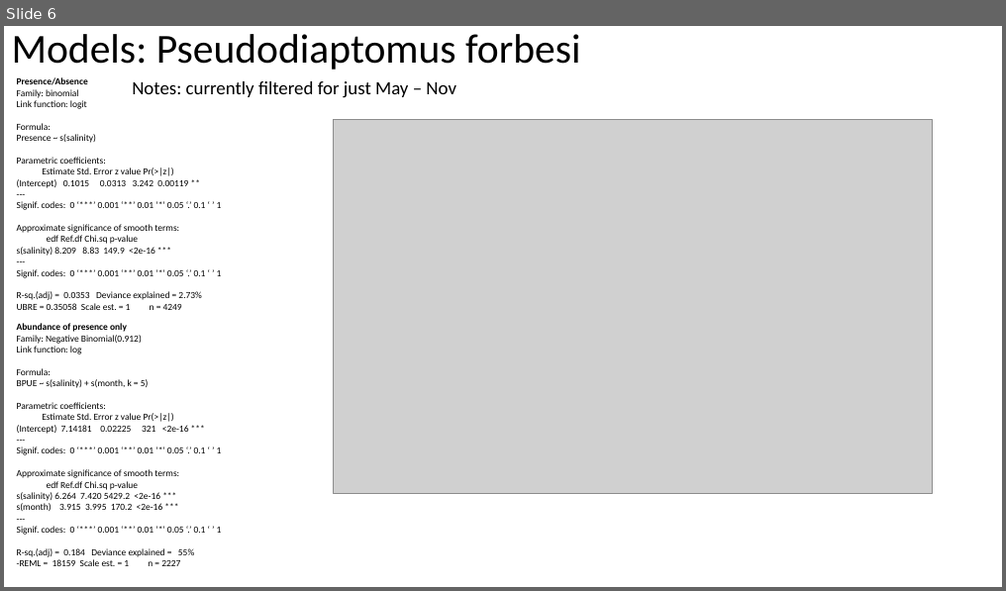
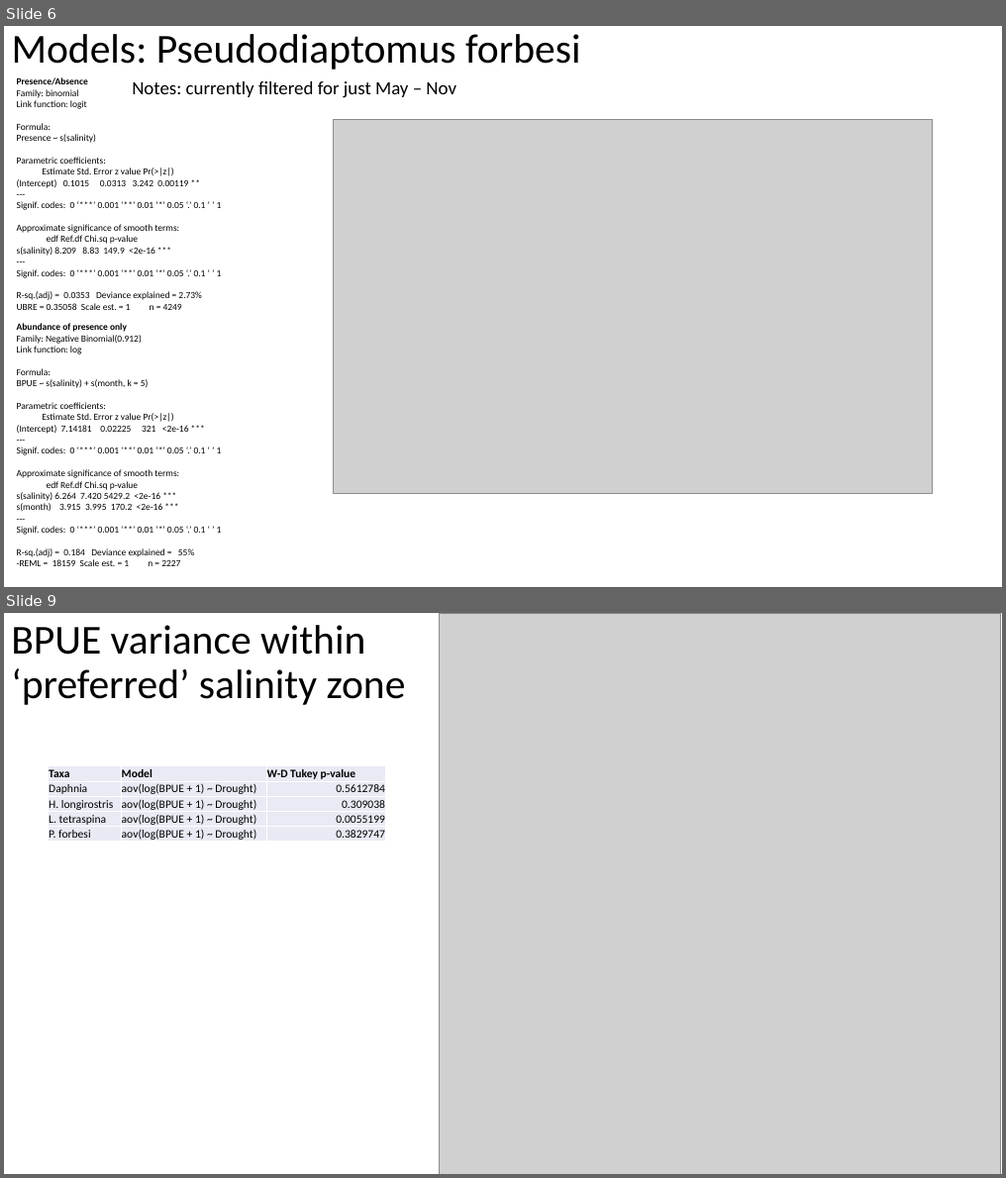
Before and after one commit to arthurbarros-CDFW/DroughtZoopPaper, a slide deck: PaperOutline_v1_3.pptx. Shown one above the other, each under a label of ours: slide 6 before the commit, slides 6 and 9 after it; the slides between them are not shown. The pictures are 1006x591 and 1006x1178 pixels, drawn with LibreOffice and Linux fonts; fonts in the diff are those of the drawing; grey boxes stand for pictures. Boxes give left, top, right and bottom in pixels: in the first picture for what was removed or moved away, otherwise in the second. Text is boxed around its words. In the diff, an @@ line names an element or a change of style, - is before the commit and + after.

Commit message:
updated and cleaned figures and model summary tables

```diff
--- a/PaperOutline_v1_3.pptx
+++ b/PaperOutline_v1_3.pptx
@@ slide 9 added at [4,613,1002,1174], background #FFFFFF @@
@@ text added at [11,625,406,705], 39.6 pt, text #000000 @@
+BPUE variance within ‘preferred’ salinity zone
@@ picture added at [440,613,1001,1174] @@
@@ table added at [49,766,386,844], 5 rows, 3 columns @@
+Taxa | Model | W-D Tukey p-value
+Daphnia | aov(log(BPUE + 1) ~ Drought) | 0.5612784
+H. longirostris | aov(log(BPUE + 1) ~ Drought) | 0.309038
+L. tetraspina | aov(log(BPUE + 1) ~ Drought) | 0.0055199
+P. forbesi | aov(log(BPUE + 1) ~ Drought) | 0.3829747
```
Also in this commit, not shown: 2 slides changed, 2 other slides added, 1 slide removed, 37 other files.
